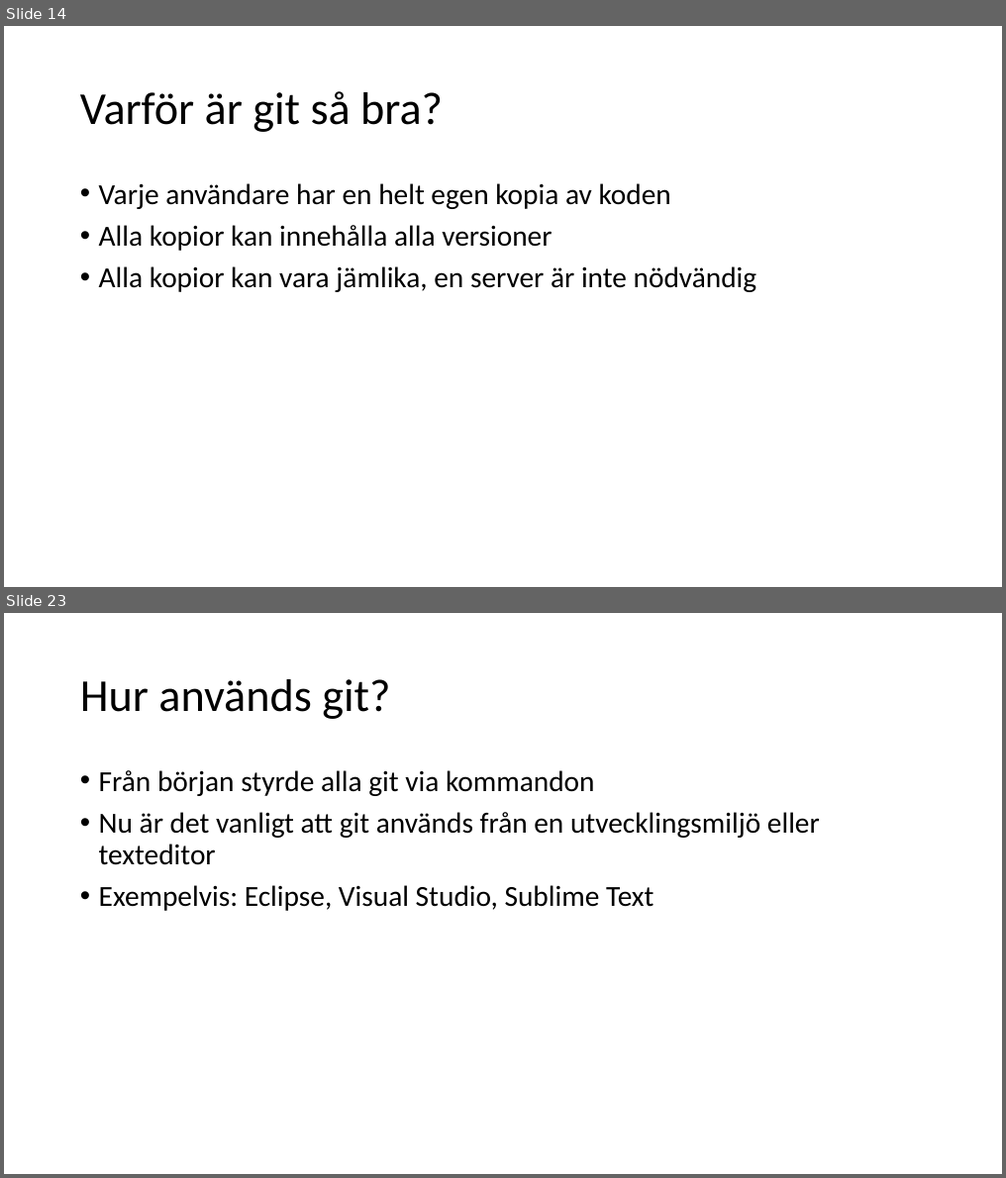
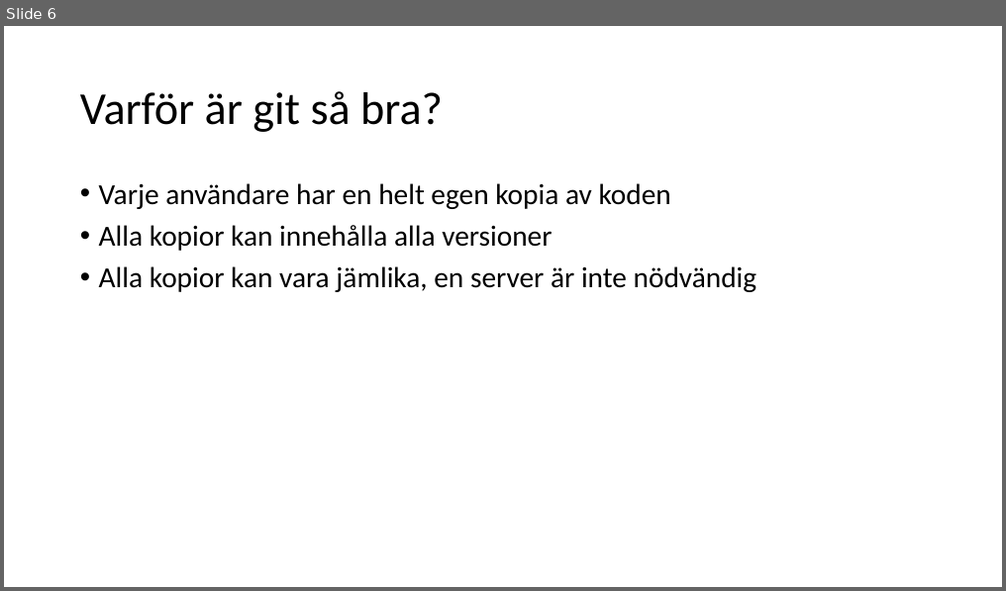
Before and after one commit to Rnqst/Lexicon-PRG122-gavle-2022, a slide deck: prg122 tisdag.odp. Shown one above the other, each under a label of ours: slides 14 and 23 before the commit, slide 6 after it; the slides between them are not shown. The pictures are 1006x1178 and 1006x591 pixels, drawn with LibreOffice and Linux fonts; fonts in the diff are those of the drawing. Boxes give left, top, right and bottom in pixels: in the first picture for what was removed or moved away, otherwise in the second. Text is boxed around its words. In the diff, an @@ line names an element or a change of style, - is before the commit and + after.

```diff
--- a/prg122 tisdag.odp
+++ b/prg122 tisdag.odp
@@ slide 23 removed at [4, 613, 1002, 1174], background #FFFFFF @@
@@ title removed at [80, 679, 390, 719] @@
-Hur används git?
@@ text removed at [99, 770, 820, 911] @@
-• Från början styrde alla git via kommandon
-• Nu är det vanligt att git används från en utvecklingsmiljö eller texteditor
-• Exempelvis: Eclipse, Visual Studio, Sublime Text
@@ what was slide 14 is now slide 6 @@
```
Also in this commit, not shown: 10 slides changed, 18 slides added, 17 other slides removed, 8 other files.
